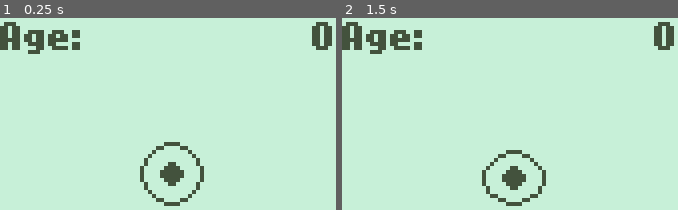
Above: before the commit, frames 1-2 (left to right).
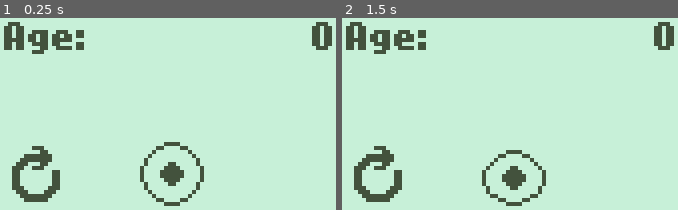
Above: after the commit, the same moments.

Repository: TaraSophieDev/Nokia-Game-Jam-5
Game: Godot game, scene res://scenes/TamagochiGame.tscn
Same seed, same stepped clock (60 frames per second), same inputs: the game is played once before the commit and once after it. This scene is started directly instead of the project's main scene.
Inputs (mouse positions are in pixels of both pictures, inside the frame that each line leads up to):
- Up to frame 1 (0.25 s): no input
- Up to frame 2 (1.5 s): click (378, 173) at 0.52 s; click (378, 173) at 1.27 s

The runs differ from the first frame. In frame 1, 3.3% of the frame differs, in the area x 0-25%, y 2-96%; in frame 2, 3.3%.

Commit message:
2022-02-23

Diff:
--- a/project.godot
+++ b/project.godot
@@ -11,7 +11,7 @@
 [application]
 
 config/name="Nokia-Game-Jam-5"
-run/main_scene="res://scenes/Main.tscn"
+run/main_scene="res://scenes/Intro.tscn"
 config/icon="res://icon.png"
 
 [autoload]
@@ -49,6 +49,7 @@
 [rendering]
 
 quality/driver/driver_name="GLES2"
+2d/options/use_nvidia_rect_flicker_workaround=true
 vram_compression/import_etc=true
 vram_compression/import_etc2=false
 environment/default_environment="res://default_env.tres"
--- /dev/null
+++ b/scenes/Intro.tscn
@@ -0,0 +1,94 @@
+[gd_scene load_steps=7 format=2]
+
+[ext_resource path="res://sprites/background.png" type="Texture" id=1]
+[ext_resource path="res://sprites/logo.png" type="Texture" id=2]
+[ext_resource path="res://audio/gameboy_start_up.mp3" type="AudioStream" id=3]
+[ext_resource path="res://scripts/Intro.gd" type="Script" id=4]
+
+[sub_resource type="Animation" id=1]
+length = 0.001
+tracks/0/type = "value"
+tracks/0/path = NodePath(".:position")
+tracks/0/interp = 1
+tracks/0/loop_wrap = true
+tracks/0/imported = false
+tracks/0/enabled = true
+tracks/0/keys = {
+"times": PoolRealArray( 0 ),
+"transitions": PoolRealArray( 1 ),
+"update": 0,
+"values": [ Vector2( 42, -6 ) ]
+}
+tracks/1/type = "value"
+tracks/1/path = NodePath("../AudioStreamPlayer2D:playing")
+tracks/1/interp = 1
+tracks/1/loop_wrap = true
+tracks/1/imported = false
+tracks/1/enabled = true
+tracks/1/keys = {
+"times": PoolRealArray( 0 ),
+"transitions": PoolRealArray( 1 ),
+"update": 0,
+"values": [ true ]
+}
+
+[sub_resource type="Animation" id=2]
+resource_name = "intro"
+length = 4.25
+tracks/0/type = "value"
+tracks/0/path = NodePath(".:position")
+tracks/0/interp = 1
+tracks/0/loop_wrap = true
+tracks/0/imported = false
+tracks/0/enabled = true
+tracks/0/keys = {
+"times": PoolRealArray( 0, 3 ),
+"transitions": PoolRealArray( 1, 1 ),
+"update": 0,
+"values": [ Vector2( 42, -6 ), Vector2( 42, 23 ) ]
+}
+tracks/1/type = "value"
+tracks/1/path = NodePath("../AudioStreamPlayer2D:playing")
+tracks/1/interp = 1
+tracks/1/loop_wrap = true
+tracks/1/imported = false
+tracks/1/enabled = true
+tracks/1/keys = {
+"times": PoolRealArray( 0, 3 ),
+"transitions": PoolRealArray( 1, 1 ),
+"update": 1,
+"values": [ false, true ]
+}
+tracks/2/type = "method"
+tracks/2/path = NodePath("..")
+tracks/2/interp = 1
+tracks/2/loop_wrap = true
+tracks/2/imported = false
+tracks/2/enabled = true
+tracks/2/keys = {
+"times": PoolRealArray( 4.2 ),
+"transitions": PoolRealArray( 1 ),
+"values": [ {
+"args": [  ],
+"method": "change_scene"
+} ]
+}
+
+[node name="Intro" type="Node2D"]
+script = ExtResource( 4 )
+
+[node name="Background" type="Sprite" parent="."]
+position = Vector2( 42, 24 )
+texture = ExtResource( 1 )
+
+[node name="Logo" type="Sprite" parent="."]
+position = Vector2( 42, -6 )
+texture = ExtResource( 2 )
+
+[node name="AnimationPlayer" type="AnimationPlayer" parent="Logo"]
+autoplay = "intro"
+anims/RESET = SubResource( 1 )
+anims/intro = SubResource( 2 )
+
+[node name="AudioStreamPlayer2D" type="AudioStreamPlayer2D" parent="."]
+stream = ExtResource( 3 )
--- a/scenes/Menu.tscn
+++ b/scenes/Menu.tscn
@@ -1,30 +1,35 @@
 [gd_scene load_steps=5 format=2]
 
-[ext_resource path="res://icon.png" type="Texture" id=1]
+[ext_resource path="res://theme.tres" type="Theme" id=1]
 [ext_resource path="res://scripts/Menu.gd" type="Script" id=2]
-[ext_resource path="res://nokiafc22.ttf" type="DynamicFontData" id=3]
-
-[sub_resource type="DynamicFont" id=1]
-size = 8
-font_data = ExtResource( 3 )
+[ext_resource path="res://sprites/retry_icon.png" type="Texture" id=3]
+[ext_resource path="res://sprites/home_icon.png" type="Texture" id=4]
 
 [node name="Menu" type="CanvasLayer"]
 script = ExtResource( 2 )
 
-[node name="TextureButton" type="TextureButton" parent="."]
+[node name="Retry" type="TextureButton" parent="."]
 visible = false
-margin_left = 32.0
-margin_top = 19.0
-margin_right = 45.0
-margin_bottom = 30.0
-texture_normal = ExtResource( 1 )
-expand = true
+margin_left = 27.0
+margin_top = 24.0
+margin_right = 40.0
+margin_bottom = 35.0
+texture_normal = ExtResource( 3 )
 
 [node name="Highscore" type="Label" parent="."]
 visible = false
 margin_right = 84.0
 margin_bottom = 10.0
-custom_fonts/font = SubResource( 1 )
+theme = ExtResource( 1 )
 text = "Highscore: "
 
-[connection signal="pressed" from="TextureButton" to="." method="_on_TextureButton_pressed"]
+[node name="Tamagotchi" type="TextureButton" parent="."]
+visible = false
+margin_left = 43.0
+margin_top = 20.0
+margin_right = 59.0
+margin_bottom = 36.0
+texture_normal = ExtResource( 4 )
+
+[connection signal="pressed" from="Retry" to="." method="_on_Retry_pressed"]
+[connection signal="pressed" from="Tamagotchi" to="." method="_on_Tamagotchi_pressed"]
--- a/scenes/RunGame.tscn
+++ b/scenes/RunGame.tscn
@@ -9,7 +9,7 @@
 [ext_resource path="res://theme.tres" type="Theme" id=7]
 [ext_resource path="res://scripts/Score.gd" type="Script" id=8]
 [ext_resource path="res://scenes/Menu.tscn" type="PackedScene" id=9]
-[ext_resource path="res://scripts/Game.gd" type="Script" id=10]
+[ext_resource path="res://scripts/RunGame.gd" type="Script" id=10]
 [ext_resource path="res://exports/web_export.apple-touch-icon.png" type="Texture" id=11]
 
 [sub_resource type="ConvexPolygonShape2D" id=2]
--- a/scenes/TamagochiGame.tscn
+++ b/scenes/TamagochiGame.tscn
@@ -1,10 +1,15 @@
-[gd_scene load_steps=10 format=2]
+[gd_scene load_steps=15 format=2]
 
 [ext_resource path="res://sprites/background.png" type="Texture" id=1]
 [ext_resource path="res://theme.tres" type="Theme" id=2]
 [ext_resource path="res://sprites/frog_egg.png" type="Texture" id=3]
-[ext_resource path="res://scenes/Time.gd" type="Script" id=4]
-[ext_resource path="res://scenes/TamagochiGame.gd" type="Script" id=5]
+[ext_resource path="res://scripts/Time.gd" type="Script" id=4]
+[ext_resource path="res://scripts/TamagochiGame.gd" type="Script" id=5]
+[ext_resource path="res://scripts/TamagotchiGameUI.gd" type="Script" id=6]
+[ext_resource path="res://sprites/retry_icon.png" type="Texture" id=7]
+[ext_resource path="res://sprites/data_icon.png" type="Texture" id=8]
+[ext_resource path="res://sprites/save_icon.png" type="Texture" id=9]
+[ext_resource path="res://sprites/food.png" type="Texture" id=10]
 
 [sub_resource type="Animation" id=1]
 length = 0.001
@@ -22,7 +27,7 @@
 }
 
 [sub_resource type="Animation" id=2]
-resource_name = "egg"
+resource_name = "age_0"
 length = 2.0
 loop = true
 tracks/0/type = "value"
@@ -38,8 +43,25 @@
 "values": [ 0, 1, 0 ]
 }
 
+[sub_resource type="Animation" id=4]
+resource_name = "age_1"
+length = 2.0
+loop = true
+tracks/0/type = "value"
+tracks/0/path = NodePath(".:frame")
+tracks/0/interp = 1
+tracks/0/loop_wrap = true
+tracks/0/imported = false
+tracks/0/enabled = true
+tracks/0/keys = {
+"times": PoolRealArray( 0, 1, 2 ),
+"transitions": PoolRealArray( 1, 1, 1 ),
+"update": 1,
+"values": [ 2, 3, 2 ]
+}
+
 [sub_resource type="Animation" id=3]
-resource_name = "frog"
+resource_name = "age_2"
 length = 2.0
 loop = true
 tracks/0/type = "value"
@@ -53,23 +75,6 @@
 "transitions": PoolRealArray( 1, 1, 1 ),
 "update": 1,
 "values": [ 4, 5, 4 ]
-}
-
-[sub_resource type="Animation" id=4]
-resource_name = "tadpole"
-length = 2.0
-loop = true
-tracks/0/type = "value"
-tracks/0/path = NodePath(".:frame")
-tracks/0/interp = 1
-tracks/0/loop_wrap = true
-tracks/0/imported = false
-tracks/0/enabled = true
-tracks/0/keys = {
-"times": PoolRealArray( 0, 1, 2 ),
-"transitions": PoolRealArray( 1, 1, 1 ),
-"update": 1,
-"values": [ 2, 3, 2 ]
 }
 
 [node name="TamagochiGame" type="Node"]
@@ -87,10 +92,12 @@
 [node name="GameUI" type="Control" parent="UI"]
 margin_right = 84.0
 margin_bottom = 48.0
+script = ExtResource( 6 )
 
 [node name="Age" type="Label" parent="UI/GameUI"]
-margin_right = 40.0
-margin_bottom = 14.0
+margin_left = 1.0
+margin_right = 41.0
+margin_bottom = 10.0
 theme = ExtResource( 2 )
 text = "Age:"
 
@@ -101,6 +108,13 @@
 theme = ExtResource( 2 )
 text = "0"
 align = 2
+
+[node name="RunButton" type="TextureButton" parent="UI/GameUI"]
+margin_left = 1.0
+margin_top = 31.0
+margin_right = 17.0
+margin_bottom = 47.0
+texture_normal = ExtResource( 7 )
 
 [node name="IdleUI" type="Control" parent="UI"]
 visible = false
@@ -121,14 +135,42 @@
 align = 1
 script = ExtResource( 4 )
 
+[node name="Menu" type="Control" parent="UI"]
+visible = false
+margin_right = 84.0
+margin_bottom = 48.0
+
+[node name="StatsButton" type="TextureButton" parent="UI/Menu"]
+margin_left = 1.0
+margin_top = 2.0
+margin_right = 17.0
+margin_bottom = 18.0
+texture_normal = ExtResource( 8 )
+
+[node name="SaveButton" type="TextureButton" parent="UI/Menu"]
+margin_left = 66.0
+margin_top = 2.0
+margin_right = 82.0
+margin_bottom = 18.0
+texture_normal = ExtResource( 9 )
+
+[node name="FoodButton" type="TextureButton" parent="UI/Menu"]
+margin_left = 48.0
+margin_top = 2.0
+margin_right = 64.0
+margin_bottom = 18.0
+texture_normal = ExtResource( 10 )
+
 [node name="Player" type="Sprite" parent="."]
 position = Vector2( 43, 39 )
 texture = ExtResource( 3 )
-hframes = 6
+hframes = 10
 
 [node name="AnimationPlayer" type="AnimationPlayer" parent="Player"]
-autoplay = "egg"
+autoplay = "age_0"
 anims/RESET = SubResource( 1 )
-anims/egg = SubResource( 2 )
-anims/frog = SubResource( 3 )
-anims/tadpole = SubResource( 4 )
+anims/age_0 = SubResource( 2 )
+anims/age_1 = SubResource( 4 )
+anims/age_2 = SubResource( 3 )
+
+[connection signal="pressed" from="UI/GameUI/RunButton" to="." method="_on_RunButton_pressed"]
--- /dev/null
+++ b/scripts/Intro.gd
@@ -0,0 +1,4 @@
+extends Node2D
+
+func change_scene():
+	get_tree().change_scene("res://scenes/TamagochiGame.tscn")
--- a/scripts/Menu.gd
+++ b/scripts/Menu.gd
@@ -6,12 +6,18 @@
 	print(Global.run_highscore)
 	$Highscore.text = "Highscore: " + String(Global.run_highscore)
 
-	$TextureButton.show()
+	$Retry.show()
 	$Highscore.show()
+	$Tamagotchi.show()
 
 
-func _on_TextureButton_pressed():
+func _on_Retry_pressed():
 	emit_signal("gameover")
 	get_tree().reload_current_scene()
-	$TextureButton.hide()
+	$Retry.hide()
 	$Highscore.hide()
+	$Tamagotchi.hide()
+
+
+func _on_Tamagotchi_pressed():
+	get_tree().change_scene("res://scenes/TamagochiGame.tscn")
--- a/scripts/Obstacle.gd
+++ b/scripts/Obstacle.gd
@@ -7,7 +7,7 @@
 
 func _on_Detection_body_entered(body):
 	if body.is_in_group("Player"):
-		Global.score += 5
+		Global.score += 3
 
 
 func _on_Obstacle_body_entered(body):
--- a/scenes/TamagochiGame.gd
+++ b/scripts/TamagochiGame.gd
@@ -11,6 +11,5 @@
 	pass # Replace with function body.
 
 
-# Called every frame. 'delta' is the elapsed time since the previous frame.
-#func _process(delta):
-#	pass
+func _on_RunButton_pressed():
+	get_tree().change_scene("res://scenes/RunGame.tscn")
--- /dev/null
+++ b/scripts/TamagotchiGameUI.gd
@@ -0,0 +1,14 @@
+extends Control
+
+var age: int
+var points: int = Global.saved_points
+
+
+# Called when the node enters the scene tree for the first time.
+func _ready():
+	$Points.text = String(points)
+
+
+# Called every frame. 'delta' is the elapsed time since the previous frame.
+#func _process(delta):
+#	pass
Renamed: scripts/Game.gd -> scripts/RunGame.gd
Renamed: scenes/Time.gd -> scripts/Time.gd
Binary file added: sprites/data_icon.png
Not shown, added: sprites/data_icon.png.import
Binary file added: sprites/food.png
Binary file changed: sprites/frog_egg.png
Binary file added: sprites/home_icon.png
Not shown, added: sprites/home_icon.png.import
Binary file added: sprites/logo.aseprite
Binary file added: sprites/logo.png
Binary file added: sprites/retry_button.aseprite
Binary file added: sprites/retry_icon.png
(and 3 more such lines)
